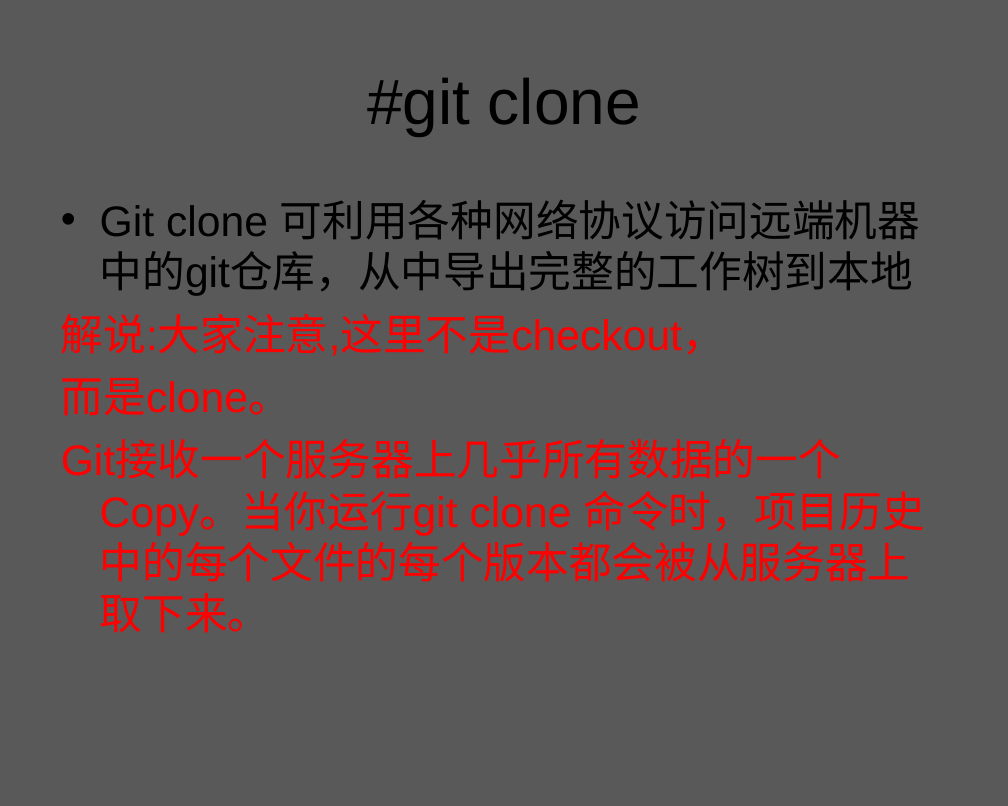
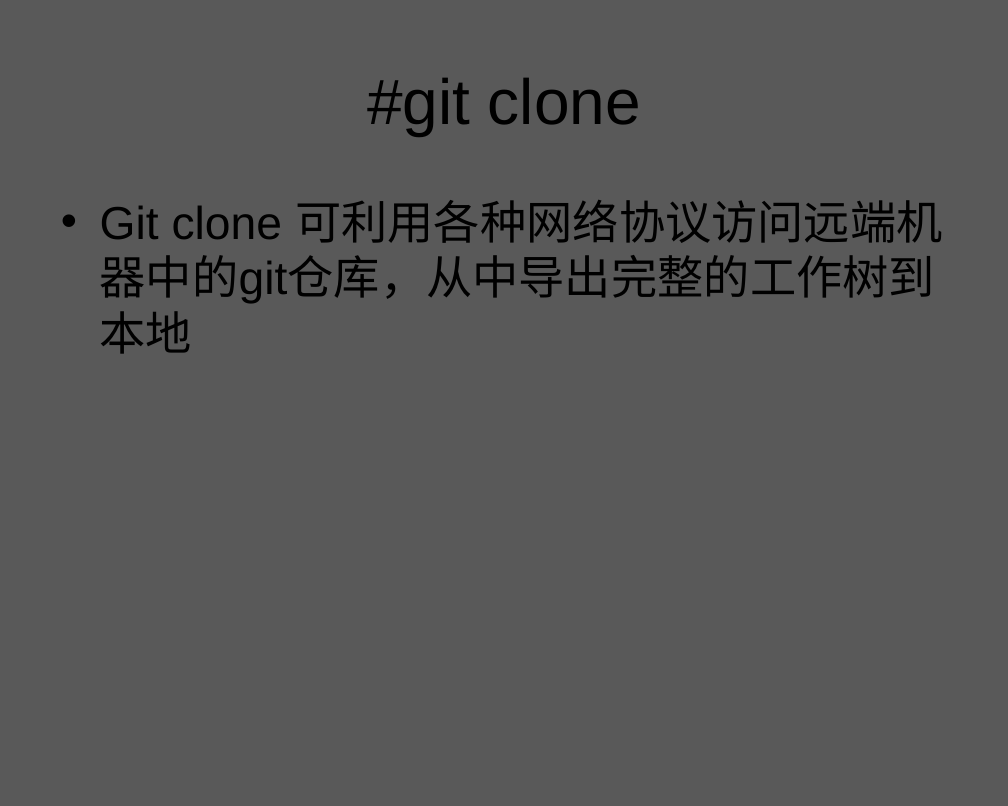
Before and after one commit to zhuxiaosheng/code, a slide deck: slide 62 of git.ppt (slide 63 before the commit). Drawn at 1008x806 pixels with LibreOffice and Linux fonts; fonts in the diff are those of the drawing; background and template pictures are left out. Boxes give left, top, right and bottom in pixels: in the first picture for what was removed or moved away, otherwise in the second. Text is boxed around its words. In the diff, an @@ line names an element or a change of style, - is before the commit and + after.

```diff
--- a/git.ppt
+++ b/git.ppt
@@ text "Git clone 可利用各种网络协议访问远端机器中的git仓库，从中导出完整的工作树到本地" at bbox=[100, 200, 942, 354]: size 24.1 to 26 pt @@
@@ text at bbox=[61, 314, 925, 633]: paragraphs removed @@
-解说:大家注意,这里不是checkout，
-而是clone。
-Git接收一个服务器上几乎所有数据的一个Copy。当你运行git clone 命令时，项目历史中的每个文件的每个版本都会被从服务器上取下来。
```
Also in this commit, not shown: 28 other slides changed, 33 slides added, 16 slides removed.
